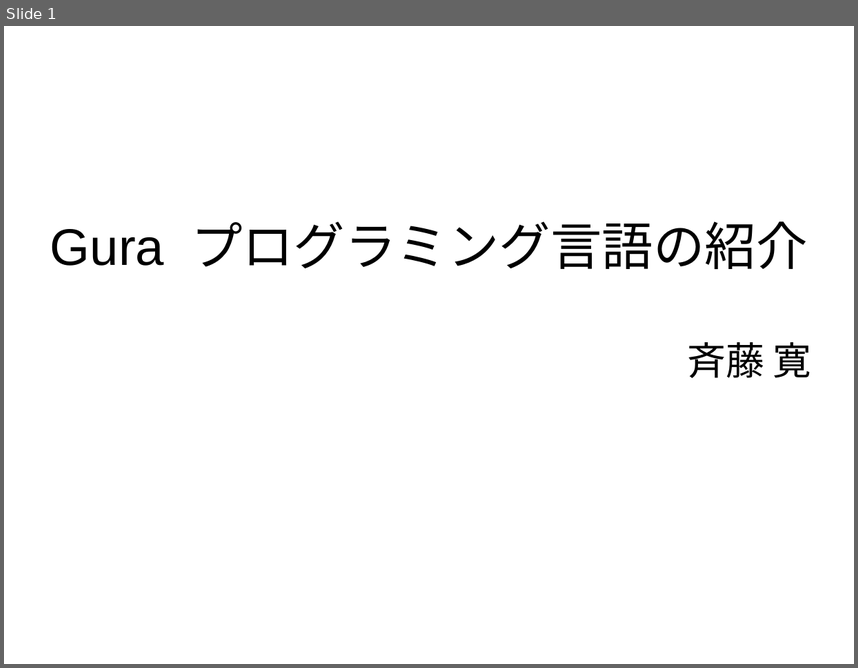
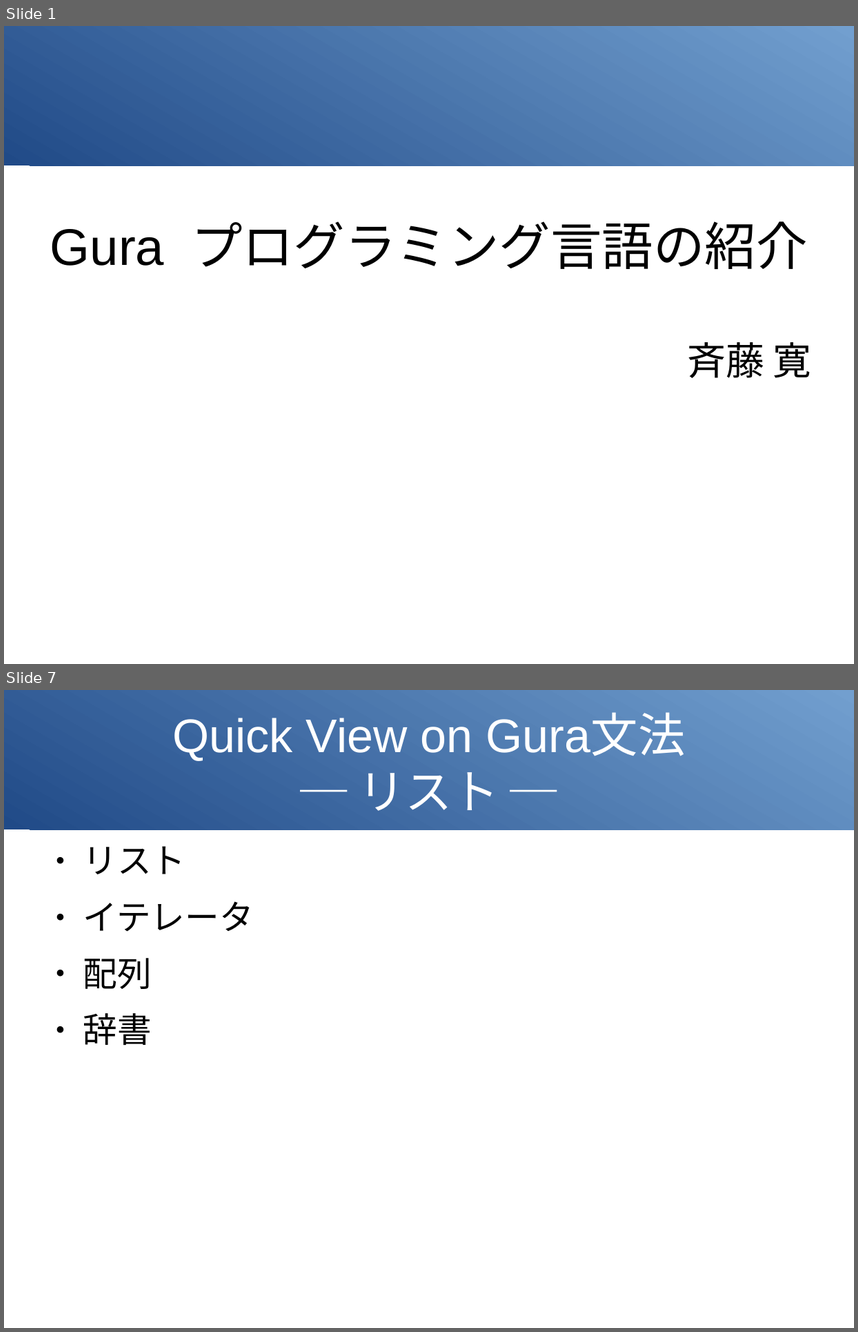
Before and after one commit to gura-lang/gura-doc, a slide deck: presentation/gura-intro.odp. Shown one above the other, each under a label of ours: slide 1 before the commit, slides 1 and 7 after it; the slides between them are not shown. The pictures are 858x668 and 858x1332 pixels, drawn with LibreOffice and Linux fonts; fonts in the diff are those of the drawing; background and template pictures are left out. Boxes give left, top, right and bottom in pixels: in the first picture for what was removed or moved away, otherwise in the second. Text is boxed around its words. In the diff, an @@ line names an element or a change of style, - is before the commit and + after.

```diff
--- a/presentation/gura-intro.odp
+++ b/presentation/gura-intro.odp
@@ slide 7 added at (x1=4, y1=690, x2=854, y2=1328), background #FFFFFF; not listed: 1 template element that a slide beside it also shows @@
@@ title added at (x1=172, y1=715, x2=685, y2=811), 44 pt, text #FFFFFF @@
+Quick View on Gura文法
+─ リスト ─
@@ text added at (x1=83, y1=846, x2=253, y2=1045), 32 pt, text #000000 @@
+● リスト
+● イテレータ
+● 配列
+● 辞書
@@ slide 1 changed as well @@
@@ rectangle added at (x1=4, y1=26, x2=854, y2=165), fill gradient #204A87 to #729FCF @@
```
Also in this commit, not shown: 13 other slides added, 2 slides removed.
